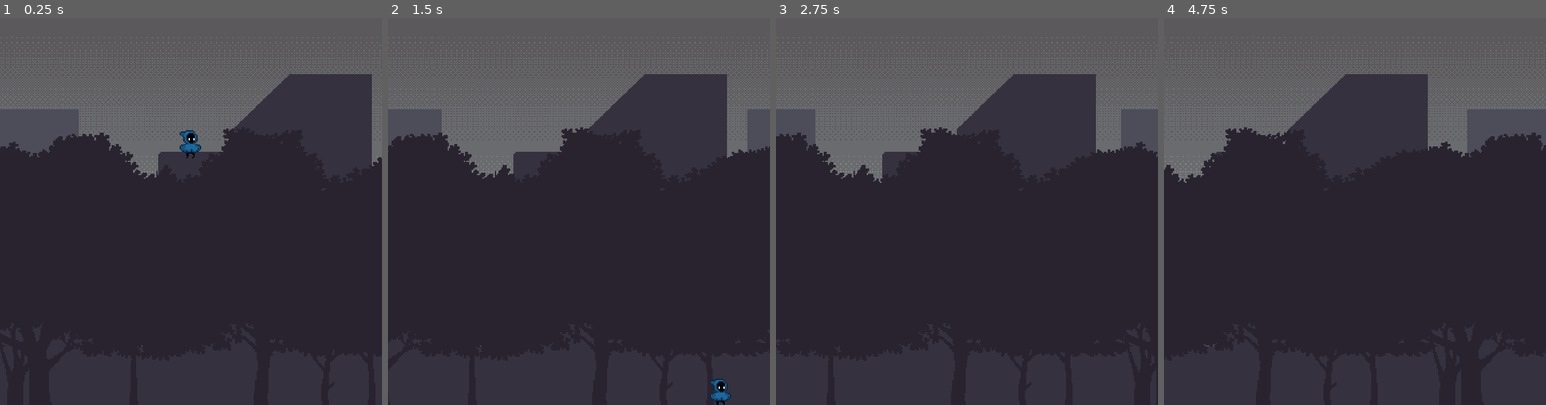
Above: before the commit, frames 1-4 (left to right).
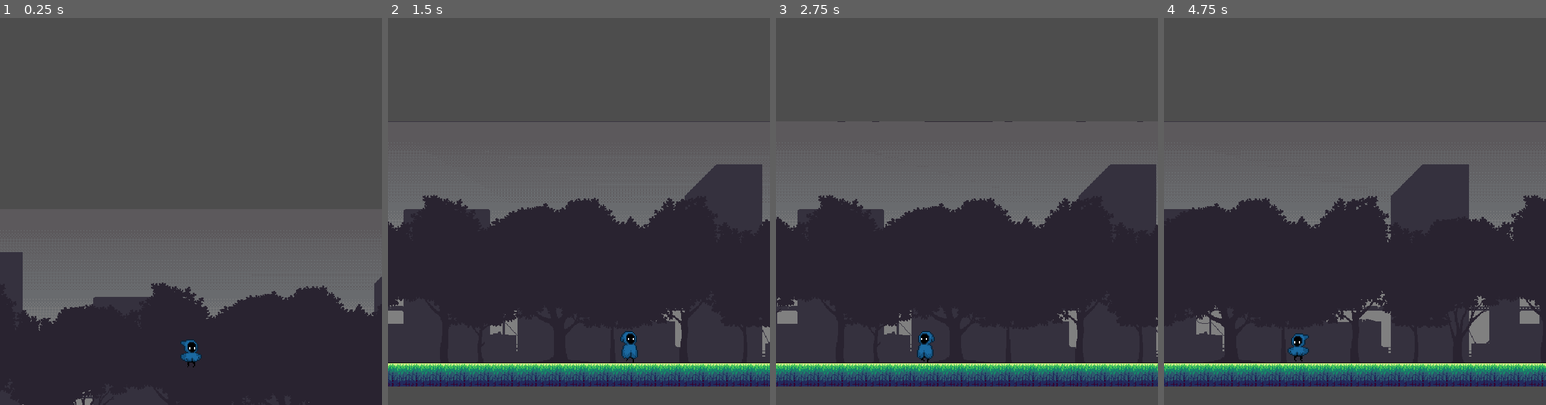
Above: after the commit, the same moments.

Repository: 0308612/2D-Metroidvania-Game-Prototype
Game: Godot game, scene res://scenes/opening_room.tscn
Same seed, same stepped clock (60 frames per second), same inputs: the game is played once before the commit and once after it.
Inputs:
- Up to frame 1 (0.25 s): no input
- Up to frame 2 (1.5 s): hold D (move right) from 0.53 s (still down); tap Shift (dash) at 0.6, 1.35 s; tap Space (jump) at 0.77 s
- Up to frame 3 (2.75 s): tap Space (jump) at 1.52 s; release D (move right) at 2.03 s; hold A (move left) from 2.03 s (still down); tap Shift (dash) at 2.1 s
- Up to frame 4 (4.75 s): release A (move left) at 2.78 s; hold D (move right) 2.78-4.28 s; tap Shift (dash) at 2.85, 3.6, 4.35 s; tap Space (jump) at 3.02, 3.77, 4.52 s; hold A (move left) from 4.28 s (still down)

The runs differ from the first frame. In frame 1, 55% of the frame differs, in the area x 0-100%, y 4-100%; in frame 2, 39%; in frame 3, 38%; in frame 4, 40%.

Commit message:
parallax done setup for autoscroll

Diff:
--- a/2d-metroidvania-game-prototype/scenes/opening_room.tscn
+++ b/2d-metroidvania-game-prototype/scenes/opening_room.tscn
@@ -2,8 +2,6 @@
 
 [ext_resource type="Texture2D" uid="uid://msm8ktc6mh10" path="res://assets/green city/2 Background/Night/1.png" id="1_4i84y"]
 [ext_resource type="PackedScene" uid="uid://bm4gtb1mrrlad" path="res://non room scenes/Player.tscn" id="1_peg1c"]
-[ext_resource type="Texture2D" uid="uid://c1nn3ayby8aqn" path="res://assets/green city/2 Background/Night/2.png" id="2_1qmql"]
-[ext_resource type="Script" uid="uid://ca4tquvjst3mh" path="res://scripts/camera_follow.gd" id="2_6rbk5"]
 [ext_resource type="Texture2D" uid="uid://d2evssud41on8" path="res://assets/green city/2 Background/Night/3.png" id="3_myada"]
 [ext_resource type="Texture2D" uid="uid://bovkhmviu65k2" path="res://assets/green city/Tileset.png" id="3_q2dgp"]
 [ext_resource type="Texture2D" uid="uid://y7yn886a1hre" path="res://assets/green city/2 Background/Night/4.png" id="4_5knqo"]
@@ -868,77 +866,75 @@
 layer = -1
 follow_viewport_enabled = true
 
-[node name="Parallax2D" type="Parallax2D" parent="parallax" unique_id=2065783050]
-texture_filter = 1
-scroll_scale = Vector2(0.2, 0.2)
-scroll_offset = Vector2(0, -256)
+[node name="Parallax2D4" type="Parallax2D" parent="parallax" unique_id=2100622551]
+scroll_scale = Vector2(0.2, 1)
+scroll_offset = Vector2(24, -41)
 repeat_size = Vector2(576, 0)
-repeat_times = 3
-
-[node name="Sprite2D" type="Sprite2D" parent="parallax/Parallax2D" unique_id=192346028]
-position = Vector2(22, 585)
-scale = Vector2(1.7929688, 1.7280092)
+repeat_times = 4
+
+[node name="Sprite2D" type="Sprite2D" parent="parallax/Parallax2D4" unique_id=533887794]
+texture_repeat = 2
 texture = ExtResource("1_4i84y")
-
-[node name="Parallax2D2" type="Parallax2D" parent="parallax" unique_id=1064583066]
-texture_filter = 1
-scroll_scale = Vector2(0.3, 0.2)
-scroll_offset = Vector2(0, -256)
+region_enabled = true
+region_rect = Rect2(0, 0, 1152, 324)
+
+[node name="Parallax2D2" type="Parallax2D" parent="parallax" unique_id=1376472749]
+scroll_scale = Vector2(0.4, 1)
+scroll_offset = Vector2(24, -41)
 repeat_size = Vector2(576, 0)
-repeat_times = 3
-
-[node name="Sprite2D" type="Sprite2D" parent="parallax/Parallax2D2" unique_id=916045766]
-position = Vector2(22, 585)
-scale = Vector2(1.7929688, 1.7280092)
-texture = ExtResource("2_1qmql")
-
-[node name="Parallax2D3" type="Parallax2D" parent="parallax" unique_id=1437740830]
-texture_filter = 1
-scroll_scale = Vector2(0.4, 0.2)
-scroll_offset = Vector2(0, -256)
+repeat_times = 4
+
+[node name="Sprite2D" type="Sprite2D" parent="parallax/Parallax2D2" unique_id=186043334]
+texture_repeat = 2
+texture = ExtResource("3_myada")
+region_enabled = true
+region_rect = Rect2(0, 0, 1152, 324)
+
+[node name="Parallax2D" type="Parallax2D" parent="parallax" unique_id=1934638883]
+scroll_offset = Vector2(24, -41)
 repeat_size = Vector2(576, 0)
-repeat_times = 3
-
-[node name="Sprite2D" type="Sprite2D" parent="parallax/Parallax2D3" unique_id=733934125]
-position = Vector2(22, 585)
-scale = Vector2(1.7929688, 1.7280092)
-texture = ExtResource("3_myada")
-
-[node name="Parallax2D4" type="Parallax2D" parent="parallax" unique_id=2000643915]
-texture_filter = 1
-scroll_scale = Vector2(0.5, 0.2)
-scroll_offset = Vector2(0, -256)
+autoscroll = Vector2(10, 0)
+repeat_times = 4
+follow_viewport = false
+ignore_camera_scroll = true
+
+[node name="Sprite2D" type="Sprite2D" parent="parallax/Parallax2D" unique_id=1114537589]
+texture_repeat = 2
+texture = ExtResource("4_5knqo")
+region_enabled = true
+region_rect = Rect2(0, 0, 1152, 324)
+
+[node name="Parallax2D3" type="Parallax2D" parent="parallax" unique_id=2015095636]
+scroll_scale = Vector2(0.6, 1)
+scroll_offset = Vector2(24, -41)
 repeat_size = Vector2(576, 0)
-repeat_times = 3
-
-[node name="Sprite2D" type="Sprite2D" parent="parallax/Parallax2D4" unique_id=648014816]
-position = Vector2(22, 585)
-scale = Vector2(1.7929688, 1.7280092)
-texture = ExtResource("4_5knqo")
-
-[node name="Parallax2D5" type="Parallax2D" parent="parallax" unique_id=1858997678]
-texture_filter = 1
-scroll_scale = Vector2(0.6, 0.2)
-scroll_offset = Vector2(0, -256)
-repeat_size = Vector2(576, 0)
-repeat_times = 3
-
-[node name="Sprite2D" type="Sprite2D" parent="parallax/Parallax2D5" unique_id=415254939]
-position = Vector2(22, 585)
-scale = Vector2(1.7929688, 1.7280092)
+repeat_times = 4
+
+[node name="Sprite2D" type="Sprite2D" parent="parallax/Parallax2D3" unique_id=872748146]
+texture_repeat = 2
 texture = ExtResource("5_kh1a4")
+region_enabled = true
+region_rect = Rect2(0, 0, 1152, 324)
 
 [node name="Player" parent="." unique_id=2145290091 instance=ExtResource("1_peg1c")]
-position = Vector2(0, 232)
+position = Vector2(0, -48)
 collision_mask = 2
 
+[node name="Camera2D" type="Camera2D" parent="Player" unique_id=20957895]
+position = Vector2(-4, 188)
+offset = Vector2(0, -200)
+zoom = Vector2(1.25, 1.25)
+position_smoothing_enabled = true
+position_smoothing_speed = 8.0
+drag_horizontal_enabled = true
+drag_vertical_enabled = true
+drag_left_margin = 0.1
+drag_top_margin = 0.1
+drag_right_margin = 0.1
+drag_bottom_margin = 0.1
+editor_draw_drag_margin = true
+
 [node name="ground" type="TileMapLayer" parent="." unique_id=1327443243]
+position = Vector2(-9, -648)
 tile_map_data = PackedByteArray("AADk/xgAAAABAAAAAADl/xgAAAABAAAAAADm/xgAAAABAAAAAADn/xgAAAABAAAAAADo/xgAAAABAAAAAADp/x …(1216 unchanged characters)…
 tile_set = SubResource("TileSet_3t5ij")
-
-[node name="Camera2D" type="Camera2D" parent="." unique_id=20957895]
-position = Vector2(-7, 491)
-scale = Vector2(0.25, 0.25)
-offset = Vector2(0, -200)
-zoom = Vector2(1.25, 1.25)
-script = ExtResource("2_6rbk5")
--- a/2d-metroidvania-game-prototype/scripts/camera_follow.gd
+++ b/2d-metroidvania-game-prototype/scripts/camera_follow.gd
@@ -43,9 +43,10 @@
 	elif player_pos.y > camera_pos.y + Vertical_deadzone:
 		target_pos.y = player_pos.y
 
-	position.x = move_toward(position.x, target_pos.x, Follow_speed * delta)
+	global_position.x = move_toward(global_position.x, target_pos.x, Follow_speed * delta)
 
 	if player_pos.y > camera_pos.y:
-		position.y = move_toward(position.y, target_pos.y, player.velocity.y * delta)
+		var vetrical_speed = max(Follow_speed, abs(player.velocity.y))
+		global_position.y = move_toward(global_position.y, target_pos.y, vetrical_speed * delta)
 	else:
-		position.y = move_toward(position.y, target_pos.y, Follow_speed * delta)
+		global_position.y = move_toward(global_position.y, target_pos.y, Follow_speed * delta)
